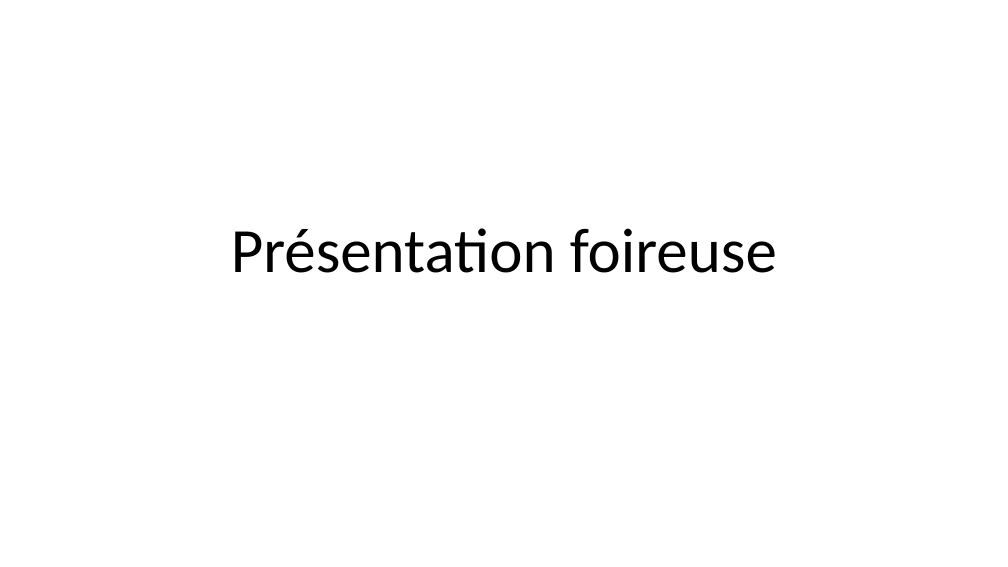
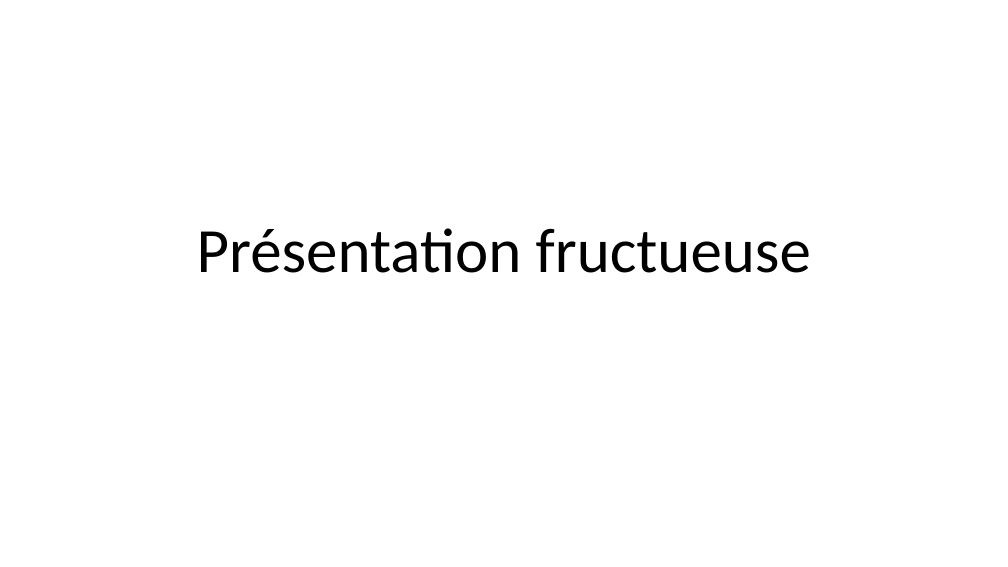
Before and after one commit to jonathanMelly/tmsp, a slide deck: slide 1 of defense.pptx. Drawn at 1008x567 pixels with LibreOffice and Linux fonts; fonts in the diff are those of the drawing. Boxes give left, top, right and bottom in pixels: in the first picture for what was removed or moved away, otherwise in the second. Text is boxed around its words. In the diff, an @@ line names an element or a change of style, - is before the commit and + after.

Commit message:
pres. fructueuse

```diff
--- a/defense.pptx
+++ b/defense.pptx
@@ title at box(197, 228, 811, 273): text changed @@
-Présentation foireuse
+Présentation fructueuse
```
